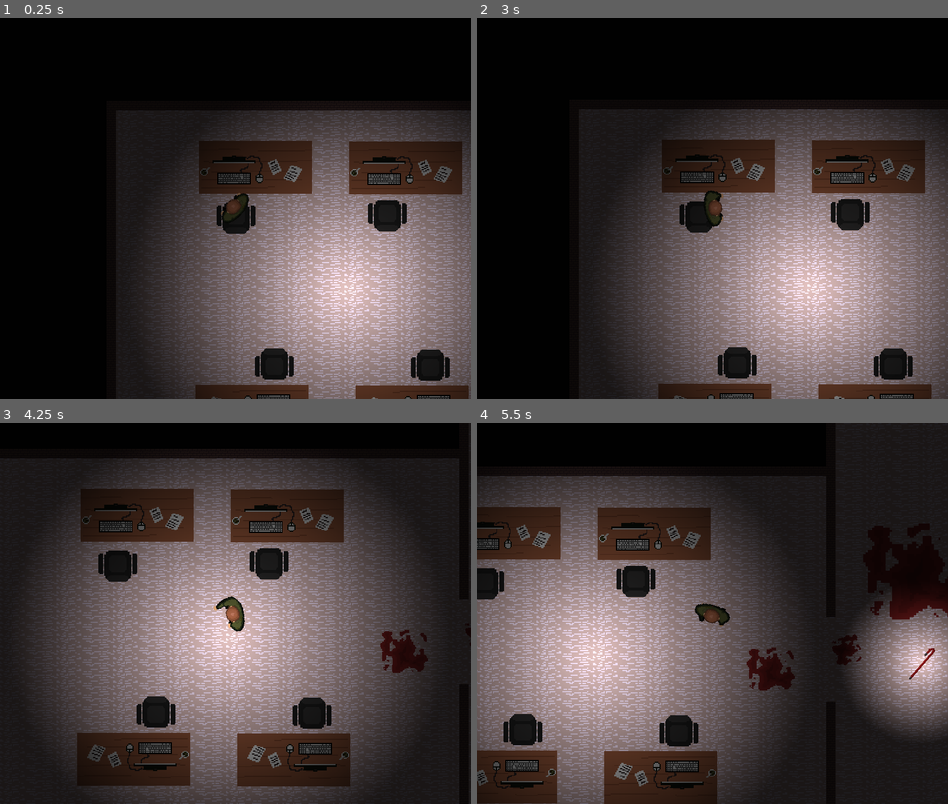
Above: before the commit, frames 1-4 (two rows, left to right).
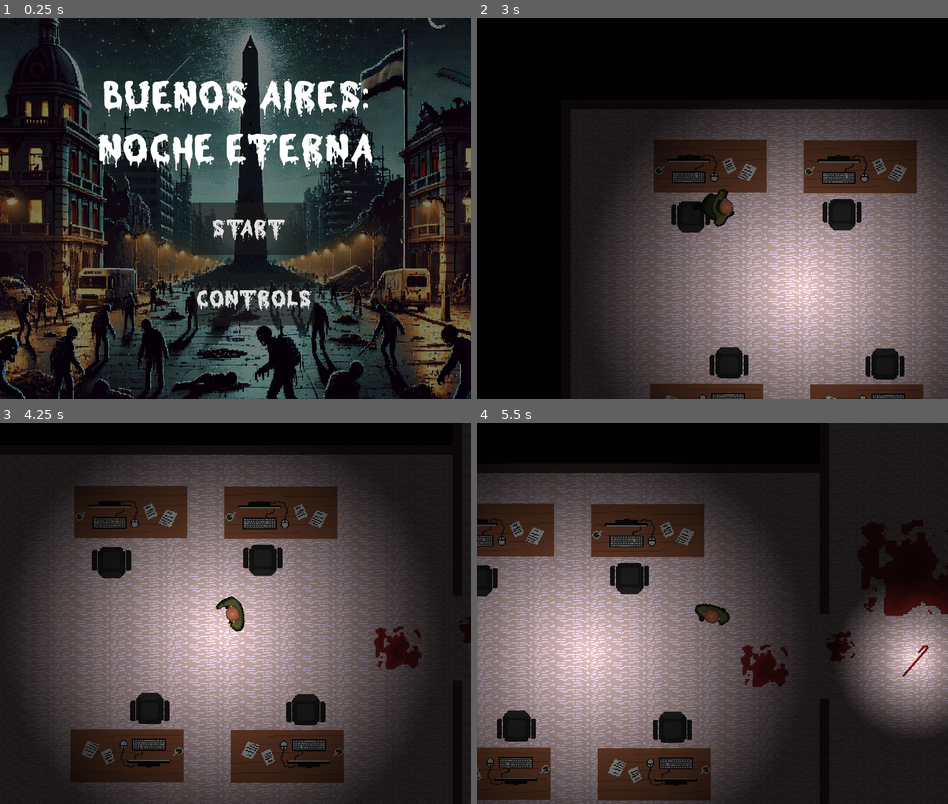
Above: after the commit, the same moments.

Repository: jmsanchezdiaz/boss-ipv-2024-e3.14cos
Game: Godot game, scene res://menu.tscn
The game is run twice, just before and just after one commit, with the same random seed, the same clock (stepped at 60 frames per second) and the same inputs. Before the commit the project starts from res://levels/level_0.tscn.
Inputs (mouse positions are in pixels of both pictures, inside the frame that each line leads up to):
- Up to frame 1 (0.25 s): no input
- Up to frame 2 (3 s): click (731, 299) at 0.5 s, where only the run after the commit has a clickable "Controls"; click (717, 334) at 1.25 s, where only the run after the commit has a clickable "Cerrar"; click (726, 227) at 2 s, where only the run after the commit has a clickable "Start"; tap Enter at 2.75 s; move the mouse to (816, 189) at 2.77 s; hold D (move_right) from 2.78 s (still down); hold Shift (run) from 2.78 s (still down)
- Up to frame 3 (4.25 s): move the mouse to (141, 632) at 3.52 s; release D (move_right) at 3.53 s; release Shift (run) at 3.53 s; hold S (move_down) from 3.53 s (still down); click (141, 632) at 3.6 s; tap Shift (run) at 3.8 s
- Up to frame 4 (5.5 s): move the mouse to (759, 529) at 4.27 s; release S (move_down) at 4.28 s; hold D (move_right) 4.28-5.03 s; hold Shift (run) 4.28-5.03 s; tap E (collect) at 4.35 s; move the mouse to (688, 689) at 5.02 s; hold W (move_up) from 5.03 s (still down); tap Shift (run) at 5.1 s

The runs differ from the first frame. In frame 1, 76% of the frame differs, in the area x 0-100%, y 0-100%; in frame 2, 15%; in frame 3, 22%; in frame 4, 21%.

Commit message:
add UI

Diff:
--- a/default_bus_layout.tres
+++ b/default_bus_layout.tres
@@ -1,4 +1,7 @@
-[gd_resource type="AudioBusLayout" load_steps=6 format=3 uid="uid://b7eeowm2qtap4"]
+[gd_resource type="AudioBusLayout" load_steps=7 format=3 uid="uid://b7eeowm2qtap4"]
+
+[sub_resource type="AudioEffectCompressor" id="AudioEffectCompressor_yqyqd"]
+resource_name = "Compressor"
 
 [sub_resource type="AudioEffectReverb" id="AudioEffectReverb_5px0w"]
 resource_name = "Reverb"
@@ -16,13 +19,15 @@
 resource_name = "PitchShift"
 
 [resource]
-bus/0/volume_db = 1.65599
+bus/0/volume_db = 0.662756
 bus/1/name = &"Zombie"
 bus/1/solo = false
 bus/1/mute = false
 bus/1/bypass_fx = false
-bus/1/volume_db = -21.8348
+bus/1/volume_db = -21.8264
 bus/1/send = &"Master"
+bus/1/effect/0/effect = SubResource("AudioEffectCompressor_yqyqd")
+bus/1/effect/0/enabled = false
 bus/2/name = &"Foley"
 bus/2/solo = false
 bus/2/mute = false
--- a/entities/Player/inventory/inventory_ui.gd
+++ b/entities/Player/inventory/inventory_ui.gd
@@ -56,10 +56,10 @@
 func close():
 	visible = false;
 	is_open = false;
-	if inv.player: inv.player.unpause()
+	if is_instance_valid(inv.player) and  inv.player: inv.player.unpause()
 
 
 func open():
 	visible = true
 	is_open = true
-	if inv.player: inv.player.pause()
+	if is_instance_valid(inv.player) and inv.player : inv.player.pause()
--- a/hud.gd
+++ b/hud.gd
@@ -21,3 +21,7 @@
 
 	# Cambia la escena a sí misma
 	get_tree().reload_current_scene()
+
+
+func _on_back_to_menu_pressed():
+	get_tree().change_scene_to_file("res://menu.tscn")
--- a/hud.tscn
+++ b/hud.tscn
@@ -1,16 +1,46 @@
-[gd_scene load_steps=2 format=3 uid="uid://dpmtbbduioxrq"]
+[gd_scene load_steps=3 format=3 uid="uid://dpmtbbduioxrq"]
 
 [ext_resource type="Script" path="res://hud.gd" id="1_s7av8"]
+[ext_resource type="FontFile" uid="uid://gxmbr3xcsrre" path="res://assets/Deadfall-Regular.ttf" id="2_akpgk"]
 
 [node name="Hud" type="CanvasLayer"]
 script = ExtResource("1_s7av8")
 
 [node name="ResetButton" type="Button" parent="."]
-offset_left = 244.0
-offset_top = 263.0
-offset_right = 532.0
-offset_bottom = 373.0
-theme_override_font_sizes/font_size = 74
+offset_left = 182.0
+offset_top = 329.0
+offset_right = 375.0
+offset_bottom = 415.0
+theme_override_fonts/font = ExtResource("2_akpgk")
+theme_override_font_sizes/font_size = 50
 text = "Reset"
 
+[node name="BackToMenu" type="Button" parent="."]
+offset_left = 432.0
+offset_top = 328.0
+offset_right = 627.0
+offset_bottom = 417.0
+theme_override_fonts/font = ExtResource("2_akpgk")
+theme_override_font_sizes/font_size = 50
+text = "Menu"
+
+[node name="Label" type="Label" parent="."]
+anchors_preset = 8
+anchor_left = 0.5
+anchor_top = 0.5
+anchor_right = 0.5
+anchor_bottom = 0.5
+offset_left = -218.0
+offset_top = -136.0
+offset_right = 212.0
+offset_bottom = 4.0
+grow_horizontal = 2
+grow_vertical = 2
+theme_override_fonts/font = ExtResource("2_akpgk")
+theme_override_font_sizes/font_size = 62
+text = "GAME OVER"
+horizontal_alignment = 1
+vertical_alignment = 1
+
 [connection signal="pressed" from="ResetButton" to="." method="_on_reset_button_pressed"]
+[connection signal="pressed" from="BackToMenu" to="." method="_on_back_to_menu_pressed"]
--- a/main.tscn
+++ b/main.tscn
@@ -6,6 +6,7 @@
 [ext_resource type="PackedScene" uid="uid://b6ynng6353xjr" path="res://entities/Player/inventory/inventory_ui.tscn" id="4_eea6n"]
 [ext_resource type="PackedScene" uid="uid://dp8dyaaojoki6" path="res://entities/Player/inventory/items/crowbar.tscn" id="5_hnx83"]
 [ext_resource type="PackedScene" uid="uid://c2o0kr8xieldc" path="res://entities/Player/inventory/items/bandage.tscn" id="6_ojqr0"]
+[ext_resource type="PackedScene" uid="uid://dpmtbbduioxrq" path="res://hud.tscn" id="7_ukg4l"]
 [ext_resource type="AudioStream" uid="uid://mrj310bj2vei" path="res://sounds/foley.ogg" id="7_ww00u"]
 
 [node name="Main" type="Node"]
@@ -56,6 +57,8 @@
 [node name="Bandage3" parent="." instance=ExtResource("6_ojqr0")]
 position = Vector2(1488, 287)
 
+[node name="Hud" parent="." instance=ExtResource("7_ukg4l")]
+
 [node name="AudioStreamPlayer" type="AudioStreamPlayer" parent="."]
 stream = ExtResource("7_ww00u")
 autoplay = true
--- /dev/null
+++ b/menu.gd
@@ -0,0 +1,24 @@
+extends Node2D
+
+@onready var controls = $CanvasLayer/Controls
+
+# Called when the node enters the scene tree for the first time.
+func _ready():
+	controls.hide()
+
+
+# Called every frame. 'delta' is the elapsed time since the previous frame.
+func _process(delta):
+	pass
+
+
+func _on_start_btn_pressed():
+	get_tree().change_scene_to_file("res://levels/level_0.tscn")
+
+
+func _on_controls_btn_pressed():
+	controls.show()
+
+
+func _on_close_controls_button_pressed():
+	controls.hide()
--- /dev/null
+++ b/menu.tscn
@@ -0,0 +1,276 @@
+[gd_scene load_steps=7 format=3 uid="uid://dmyaegou28jxp"]
+
+[ext_resource type="Script" path="res://menu.gd" id="1_c6840"]
+[ext_resource type="Texture2D" uid="uid://cxn5u312uyfay" path="res://bsas-noche-eterna.webp" id="1_yxe7r"]
+[ext_resource type="Texture2D" uid="uid://budt0fg4tvw73" path="res://assets/Keyboard Letters and Symbols.png" id="3_05d8a"]
+[ext_resource type="FontFile" uid="uid://gxmbr3xcsrre" path="res://assets/Deadfall-Regular.ttf" id="3_vj7u7"]
+[ext_resource type="Texture2D" uid="uid://tta5jdsirrg5" path="res://assets/Keyboard Extras.png" id="4_tn41y"]
+[ext_resource type="Texture2D" uid="uid://bor5stunx12a2" path="res://assets/mouise.png" id="5_vh1ot"]
+
+[node name="Menu" type="Node2D"]
+script = ExtResource("1_c6840")
+
+[node name="CanvasLayer" type="CanvasLayer" parent="."]
+
+[node name="TextureRect" type="TextureRect" parent="CanvasLayer"]
+anchors_preset = 15
+anchor_right = 1.0
+anchor_bottom = 1.0
+offset_left = -199.0
+offset_top = -50.0
+offset_right = 184.0
+offset_bottom = 2.0
+grow_horizontal = 2
+grow_vertical = 2
+size_flags_horizontal = 4
+size_flags_vertical = 4
+texture = ExtResource("1_yxe7r")
+expand_mode = 1
+
+[node name="ColorRect" type="ColorRect" parent="CanvasLayer"]
+anchors_preset = 15
+anchor_right = 1.0
+anchor_bottom = 1.0
+grow_horizontal = 2
+grow_vertical = 2
+color = Color(0, 0, 0, 0.509804)
+
+[node name="Label" type="Label" parent="CanvasLayer"]
+anchors_preset = 8
+anchor_left = 0.5
+anchor_top = 0.5
+anchor_right = 0.5
+anchor_bottom = 0.5
+offset_left = -355.0
+offset_top = -265.0
+offset_right = 355.0
+offset_bottom = -25.0
+grow_horizontal = 2
+grow_vertical = 2
+theme_override_fonts/font = ExtResource("3_vj7u7")
+theme_override_font_sizes/font_size = 66
+text = "BUENOS AIRES:
+NOCHE ETERNA"
+horizontal_alignment = 1
+vertical_alignment = 1
+
+[node name="StartBtn" type="Button" parent="CanvasLayer"]
+offset_left = 325.0
+offset_top = 314.0
+offset_right = 521.0
+offset_bottom = 403.0
+theme_override_fonts/font = ExtResource("3_vj7u7")
+theme_override_font_sizes/font_size = 38
+text = "Start"
+
+[node name="ControlsBtn" type="Button" parent="CanvasLayer"]
+offset_left = 329.0
+offset_top = 434.0
+offset_right = 525.0
+offset_bottom = 523.0
+theme_override_fonts/font = ExtResource("3_vj7u7")
+theme_override_font_sizes/font_size = 38
+text = "Controls"
+
+[node name="Controls" type="Panel" parent="CanvasLayer"]
+anchors_preset = 8
+anchor_left = 0.5
+anchor_top = 0.5
+anchor_right = 0.5
+anchor_bottom = 0.5
+offset_left = -397.5
+offset_top = -321.0
+offset_right = 397.5
+offset_bottom = 321.0
+grow_horizontal = 2
+grow_vertical = 2
+
+[node name="ColorRect2" type="ColorRect" parent="CanvasLayer/Controls"]
+layout_mode = 1
+anchors_preset = 15
+anchor_right = 1.0
+anchor_bottom = 1.0
+offset_left = 60.5
+offset_top = 38.0
+offset_right = -39.5
+offset_bottom = -43.0
+grow_horizontal = 2
+grow_vertical = 2
+color = Color(0, 0, 0, 0.811765)
+
+[node name="Label2" type="Label" parent="CanvasLayer/Controls"]
+layout_mode = 1
+anchors_preset = 8
+anchor_left = 0.5
+anchor_top = 0.5
+anchor_right = 0.5
+anchor_bottom = 0.5
+offset_left = 105.392
+offset_top = -247.0
+offset_right = 278.392
+offset_bottom = -193.0
+grow_horizontal = 2
+grow_vertical = 2
+theme_override_fonts/font = ExtResource("3_vj7u7")
+theme_override_font_sizes/font_size = 28
+text = "Caminar"
+horizontal_alignment = 1
+vertical_alignment = 1
+
+[node name="Label3" type="Label" parent="CanvasLayer/Controls"]
+layout_mode = 1
+anchors_preset = 8
+anchor_left = 0.5
+anchor_top = 0.5
+anchor_right = 0.5
+anchor_bottom = 0.5
+offset_left = 105.392
+offset_top = -177.0
+offset_right = 278.392
+offset_bottom = -123.0
+grow_horizontal = 2
+grow_vertical = 2
+theme_override_fonts/font = ExtResource("3_vj7u7")
+theme_override_font_sizes/font_size = 28
+text = "Correr"
+horizontal_alignment = 1
+vertical_alignment = 1
+
+[node name="Label4" type="Label" parent="CanvasLayer/Controls"]
+layout_mode = 1
+anchors_preset = 8
+anchor_left = 0.5
+anchor_top = 0.5
+anchor_right = 0.5
+anchor_bottom = 0.5
+offset_left = 34.0
+offset_top = -111.0
+offset_right = 338.0
+offset_bottom = -57.0
+grow_horizontal = 2
+grow_vertical = 2
+theme_override_fonts/font = ExtResource("3_vj7u7")
+theme_override_font_sizes/font_size = 28
+text = "Alternar inventario"
+horizontal_alignment = 1
+vertical_alignment = 1
+
+[node name="Label5" type="Label" parent="CanvasLayer/Controls"]
+layout_mode = 1
+anchors_preset = 8
+anchor_left = 0.5
+anchor_top = 0.5
+anchor_right = 0.5
+anchor_bottom = 0.5
+offset_left = 60.392
+offset_top = -41.0
+offset_right = 312.392
+offset_bottom = 13.0
+grow_horizontal = 2
+grow_vertical = 2
+theme_override_fonts/font = ExtResource("3_vj7u7")
+theme_override_font_sizes/font_size = 28
+text = "Agarrar Items"
+horizontal_alignment = 1
+vertical_alignment = 1
+
+[node name="Label6" type="Label" parent="CanvasLayer/Controls"]
+layout_mode = 1
+anchors_preset = 8
+anchor_left = 0.5
+anchor_top = 0.5
+anchor_right = 0.5
+anchor_bottom = 0.5
+offset_left = 39.0
+offset_top = 38.0
+offset_right = 334.0
+offset_bottom = 92.0
+grow_horizontal = 2
+grow_vertical = 2
+theme_override_fonts/font = ExtResource("3_vj7u7")
+theme_override_font_sizes/font_size = 28
+text = "Golpear/Usar Item"
+horizontal_alignment = 1
+vertical_alignment = 1
+
+[node name="a" type="Sprite2D" parent="CanvasLayer/Controls"]
+position = Vector2(185.588, 98)
+scale = Vector2(5.087, 4)
+texture = ExtResource("3_05d8a")
+hframes = 8
+vframes = 14
+frame = 16
+
+[node name="s" type="Sprite2D" parent="CanvasLayer/Controls"]
+position = Vector2(339.588, 99)
+scale = Vector2(5.087, 4)
+texture = ExtResource("3_05d8a")
+hframes = 8
+vframes = 14
+frame = 34
+
+[node name="d" type="Sprite2D" parent="CanvasLayer/Controls"]
+position = Vector2(419.588, 100)
+scale = Vector2(5.087, 4)
+texture = ExtResource("3_05d8a")
+hframes = 8
+vframes = 14
+frame = 19
+
+[node name="d3" type="Sprite2D" parent="CanvasLayer/Controls"]
+position = Vector2(183.5, 315)
+scale = Vector2(5.087, 4)
+texture = ExtResource("3_05d8a")
+hframes = 8
+vframes = 14
+frame = 20
+
+[node name="d2" type="Sprite2D" parent="CanvasLayer/Controls"]
+position = Vector2(339.892, 245)
+scale = Vector2(5.087, 4)
+texture = ExtResource("3_05d8a")
+hframes = 8
+vframes = 14
+frame = 24
+
+[node name="w" type="Sprite2D" parent="CanvasLayer/Controls"]
+position = Vector2(263.588, 100)
+scale = Vector2(5.087, 4)
+texture = ExtResource("3_05d8a")
+hframes = 8
+vframes = 14
+frame = 38
+
+[node name="shift" type="Sprite2D" parent="CanvasLayer/Controls"]
+position = Vector2(223.892, 176)
+scale = Vector2(5.087, 4)
+texture = ExtResource("4_tn41y")
+hframes = 4
+vframes = 8
+frame = 4
+
+[node name="shift2" type="Sprite2D" parent="CanvasLayer/Controls"]
+position = Vector2(211.5, 245)
+scale = Vector2(5.087, 4)
+texture = ExtResource("4_tn41y")
+hframes = 4
+vframes = 8
+
+[node name="Button" type="Button" parent="CanvasLayer/Controls"]
+layout_mode = 0
+offset_left = 329.0
+offset_top = 502.0
+offset_right = 486.0
+offset_bottom = 563.0
+theme_override_fonts/font = ExtResource("3_vj7u7")
+theme_override_font_sizes/font_size = 24
+text = "Cerrar"
+
+[node name="Mouise" type="Sprite2D" parent="CanvasLayer/Controls"]
+position = Vector2(179.5, 419)
+scale = Vector2(3.07813, 3.07813)
+texture = ExtResource("5_vh1ot")
+
+[connection signal="pressed" from="CanvasLayer/StartBtn" to="." method="_on_start_btn_pressed"]
+[connection signal="pressed" from="CanvasLayer/ControlsBtn" to="." method="_on_controls_btn_pressed"]
+[connection signal="pressed" from="CanvasLayer/Controls/Button" to="." method="_on_close_controls_button_pressed"]
--- a/project.godot
+++ b/project.godot
@@ -11,7 +11,7 @@
 [application]
 
 config/name="Buenos Aires: Noche eterna"
-run/main_scene="res://levels/level_0.tscn"
+run/main_scene="res://menu.tscn"
 config/features=PackedStringArray("4.3", "Forward Plus")
 config/icon="res://icon.svg"
 
Binary file added: assets/Deadfall-Regular.ttf
Not shown, added: assets/Deadfall-Regular.ttf.import
Binary file added: assets/Keyboard Extras.png
Not shown, added: assets/Keyboard Extras.png.import
Binary file added: assets/Keyboard Letters and Symbols.png
Not shown, added: assets/Keyboard Letters and Symbols.png.import
Binary file added: assets/bsas-noche-eterna.webp
Not shown, added: assets/bsas-noche-eterna.webp.import
Binary file added: assets/mouise.png
Not shown, added: assets/mouise.png.import
Not shown: 1 places in main.tscn that only renumber resources
Not shown, changed: export-boss/index.pck
